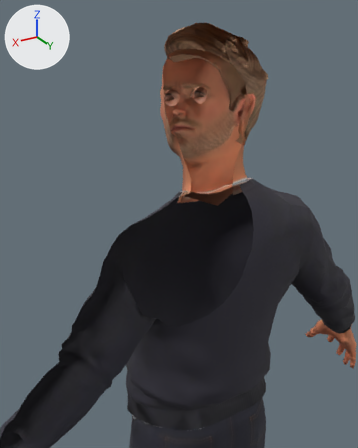
A saved change to the glTF model my-app/public/models/characters/03-cto.glb.
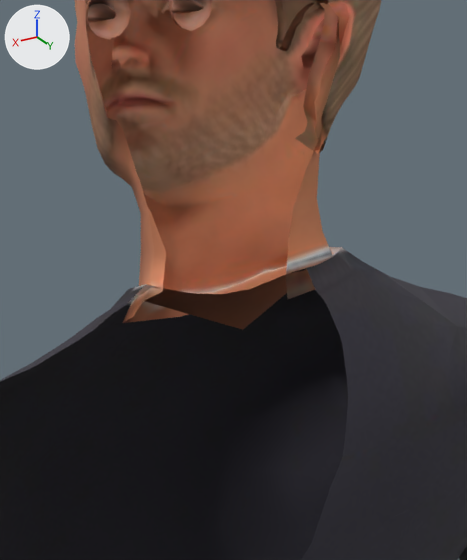
There are two pictures of each version: one from a 50 mm lens placed at (0.517, 0.783, 1.765), pointed at (0.05, 0.005, 1.376), one close up on the part from 38% to 82% of the width and 21% to 64% of the height. Every picture has the same lights, and +X, +Y and +Z are marked at upper left. The older version's two pictures come first. Everything nearer to the camera than a plane just in front of the edit is cut away. Where no turn or scale is listed for an object, it has been applied to the vertices.

Names of what the first close-up shows: '03-cto'.
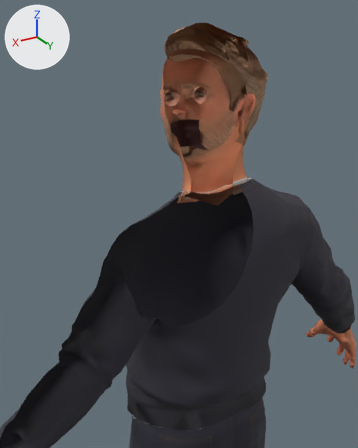
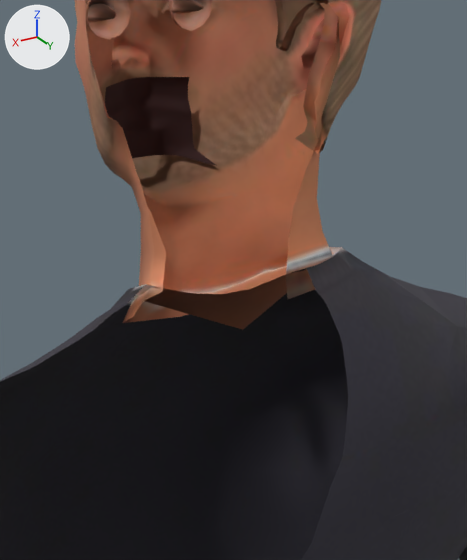
Changed parts and their boxes [x1, y1, x2, y2] in the close-ups (467 x 560 px):
'03-cto_mouth_interior', added
    after: [105, 77, 217, 166]

The edits, one by one:
Material 'teeth' (mat_teeth) is new.
Its base color is (0.62, 0.58, 0.52) (light grey #cec8bf).
Its roughness is 0.45.
Material 'mouth_cavity' (mat_mouth_cavity) is new.
Its base color is (0.035, 0.008, 0.008) (dark red #351616).
Its roughness is 0.9.
Mesh me_03_cto_mouth_interior is new.
It has 533 vertices, 912 faces and spans x -0.033..0.033, y -0.0748..-0.0162, z 1.5104..1.5644.
Faces by material slot: [792, 120].
It uses material mat_mouth_cavity (dark red #351616).
It uses material mat_teeth (light grey #cec8bf).
Object '03-cto_mouth_interior' (ob_03_cto_mouth_interior) is new; it shows me_03_cto_mouth_interior.
Its location is (0.0, 0.0, 0.0).
